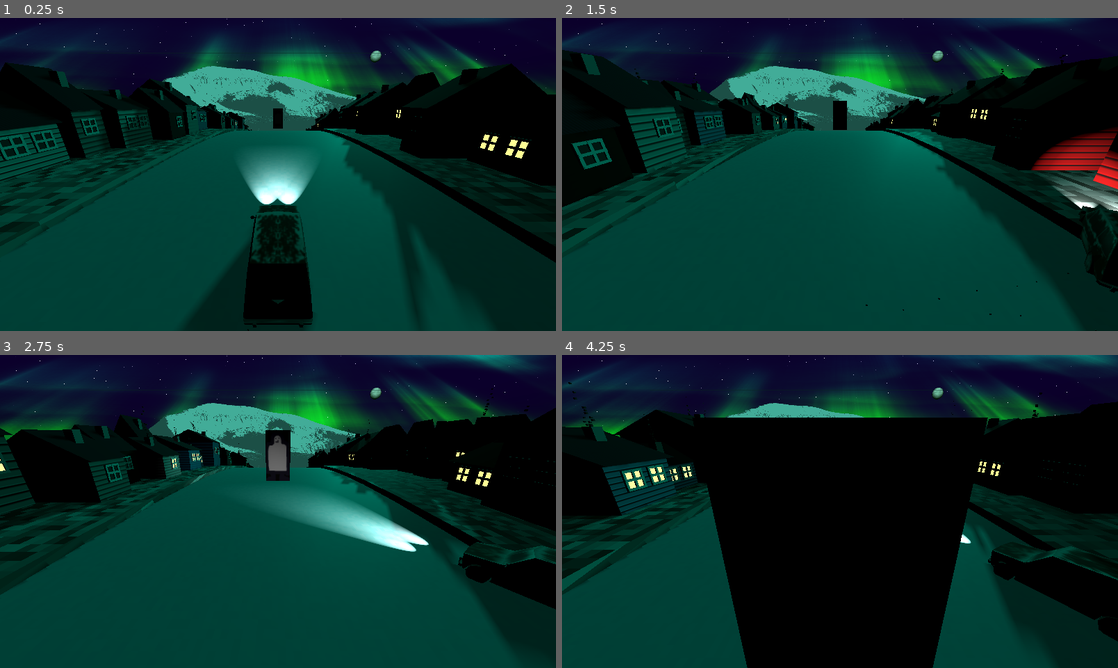
Above: before the commit, frames 1-4 (two rows, left to right).
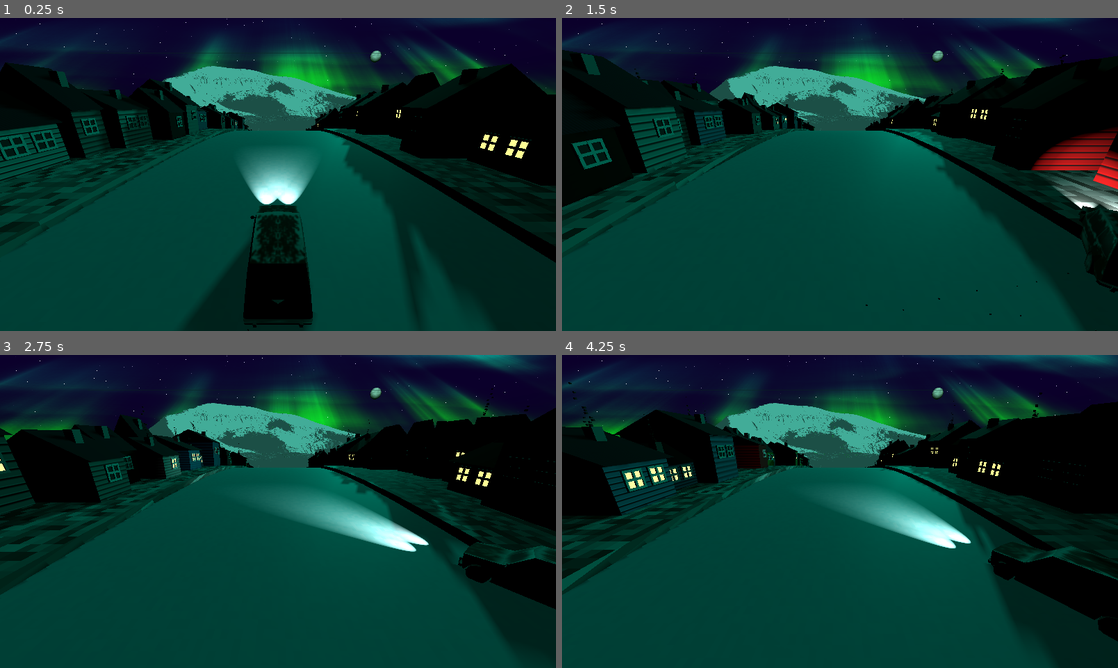
Above: after the commit, the same moments.

Repository: bjornarprytz/waves
Game: Godot game, scene res://main.tscn
Two runs of this game, one before a commit and one after it. Both use one fixed random seed, a clock stepped at 60 frames per second and the inputs below.
Inputs:
- Up to frame 1 (0.25 s): no input
- Up to frame 2 (1.5 s): hold Right (steer_right) 0.53-1.28 s; hold A (steer_left) from 1.28 s (still down)
- Up to frame 3 (2.75 s): release A (steer_left) at 2.03 s; hold Right (steer_right) from 2.03 s (still down)
- Up to frame 4 (4.25 s): release Right (steer_right) at 3.53 s; hold A (steer_left) from 3.53 s (still down)

The runs differ from the first frame. In frame 1, 0.1% of the frame differs, in the area x 49-51%, y 28-36%; in frame 2, 0.2%; in frame 3, 0.7%; in frame 4, 31%, in the area x 24-77%, y 20-100%.

Commit message:
wip tourist spawning

Diff:
--- a/src/ground.gd
+++ b/src/ground.gd
@@ -12,53 +12,92 @@
 var degrees_per_meter: float
 var rads_per_meter: float
 
+var tourist_spawn_timer: float = 0.0
+var next_tourist_spawn: float = 0.0
+var current_rotation: float = 0.0 # Track ground rotation
+
 func _ready() -> void:
-	assert(self.mesh.top_radius == self.mesh.bottom_radius)
+    assert(self.mesh.top_radius == self.mesh.bottom_radius)
 
-	var r = self.mesh.top_radius
+    var r = self.mesh.top_radius
 
-	var circumference_in_meters = r * 2 * PI
+    var circumference_in_meters = r * 2 * PI
 
-	degrees_per_meter = circumference_in_meters / 360.0
-	rads_per_meter = deg_to_rad(degrees_per_meter)
+    degrees_per_meter = circumference_in_meters / 360.0
+    rads_per_meter = deg_to_rad(degrees_per_meter)
 
-	print("Circumference: %f" % circumference_in_meters)
-	print("Rads/meter: %f" % rads_per_meter)
+    print("Circumference: %f" % circumference_in_meters)
+    print("Rads/meter: %f" % rads_per_meter)
 
-	_spawn_buildings()
-
+    _spawn_buildings()
+    _reset_tourist_timer()
 
 func _physics_process(delta: float) -> void:
-	self.rotate(Vector3.RIGHT, rads_per_meter * delta * rotation_speed)
+    var rotation_delta = rads_per_meter * delta * rotation_speed
+    self.rotate(Vector3.RIGHT, rotation_delta)
+    current_rotation += rotation_delta
+
+    # Handle tourist spawning
+    tourist_spawn_timer += delta
+    if tourist_spawn_timer >= next_tourist_spawn:
+        _spawn_tourist_group()
+        _reset_tourist_timer()
+
+func _reset_tourist_timer():
+    next_tourist_spawn = randf_range(2.0, 6.0) # Random interval between 2-6 seconds
+    tourist_spawn_timer = 0.0
+
+func _spawn_tourist_group():
+    var group_size = randi_range(1, 5) # Groups of 1-5 tourists
+    # Fixed world-space angle (behind the camera/horizon)
+    var world_spawn_angle_deg = 200.0 # Adjust this to match your red line position
+    # Compensate for ground rotation to keep spawn at fixed world position
+    var local_angle_rad = deg_to_rad(world_spawn_angle_deg) + current_rotation
+    var base_y = randf_range(-2.0, 2.0) # Random lane position
+
+    for i in range(group_size):
+        var tourist_instance = tourist_spawner.instantiate()
+
+        var x = cos(local_angle_rad) * self.mesh.top_radius
+        var z = sin(local_angle_rad) * self.mesh.top_radius
+        var y = base_y + randf_range(-0.5, 0.5) # Slight variation within group
+
+        add_child(tourist_instance)
+        tourist_instance.position = Vector3(x, y, z)
+
+        # Rotate tourist to stand upright on cylinder (outward = up)
+        var outward = Vector3(x, 0, z).normalized()
+        tourist_instance.basis = Basis.looking_at(-outward, Vector3.FORWARD)
+    print("Spawned %d tourists" % group_size)
 
 func _spawn_buildings():
-	for d in range(360):
-		for is_left in [true, false]:
-			# Spawn buildings on either side of the road
-			var bldg_instance = building_spawner.instantiate() as Building
-			var placement = 0.0
-			if is_left:
-				placement = randf_range(left_building_range.x, left_building_range.y)
-			else:
-				placement = randf_range(right_building_range.x, right_building_range.y)
+    for d in range(360):
+        for is_left in [true, false]:
+            # Spawn buildings on either side of the road
+            var bldg_instance = building_spawner.instantiate() as Building
+            var placement = 0.0
+            if is_left:
+                placement = randf_range(left_building_range.x, left_building_range.y)
+            else:
+                placement = randf_range(right_building_range.x, right_building_range.y)
 
-			var angle_rad = deg_to_rad(d)
-			var x = cos(angle_rad) * (self.mesh.top_radius)
-			var z = sin(angle_rad) * (self.mesh.top_radius)
-			var y = placement
-			add_child(bldg_instance)
-			bldg_instance.position = Vector3(x, y, z)
+            var angle_rad = deg_to_rad(d)
+            var x = cos(angle_rad) * (self.mesh.top_radius)
+            var z = sin(angle_rad) * (self.mesh.top_radius)
+            var y = placement
+            add_child(bldg_instance)
+            bldg_instance.position = Vector3(x, y, z)
 
-			# Rotate building to stand upright and face away from center
-			# The outward direction from center
-			var outward = Vector3(x, 0, z).normalized()
-			# Building's up should be the outward direction
-			# Building's forward should point along the wheel's tangent
-			var forward = Vector3.UP.cross(outward).normalized()
-			var right = outward.cross(forward).normalized()
+            # Rotate building to stand upright and face away from center
+            # The outward direction from center
+            var outward = Vector3(x, 0, z).normalized()
+            # Building's up should be the outward direction
+            # Building's forward should point along the wheel's tangent
+            var forward = Vector3.UP.cross(outward).normalized()
+            var right = outward.cross(forward).normalized()
 
-			# Create basis: X=right, Y=up(outward), Z=-forward
-			var b = Basis(right, outward, -forward)
-			bldg_instance.basis = b
+            # Create basis: X=right, Y=up(outward), Z=-forward
+            var b = Basis(right, outward, -forward)
+            bldg_instance.basis = b
 
-			bldg_instance.add_features(is_left)
+            bldg_instance.add_features(is_left)
--- a/src/ground.tscn
+++ b/src/ground.tscn
@@ -1,8 +1,7 @@
-[gd_scene load_steps=10 format=3 uid="uid://bccp5jxnm18cp"]
+[gd_scene load_steps=9 format=3 uid="uid://bccp5jxnm18cp"]
 
 [ext_resource type="Shader" uid="uid://cey285dctf074" path="res://ground.gdshader" id="1_t7tip"]
 [ext_resource type="Script" uid="uid://cen7w6j0ng0py" path="res://ground.gd" id="3_tv015"]
-[ext_resource type="PackedScene" uid="uid://2yxs0eqay0a2" path="res://tourist.tscn" id="3_wnojy"]
 
 [sub_resource type="ShaderMaterial" id="ShaderMaterial_h2yge"]
 render_priority = 0
@@ -68,6 +67,3 @@
 [node name="SidewalkRight" type="MeshInstance3D" parent="."]
 transform = Transform3D(1, 0, 0, 0, 1, 0, 0, 0, 1, -2.7145484e-07, 6.210163, 0)
 mesh = SubResource("CylinderMesh_tv015")
-
-[node name="Tourist" parent="." instance=ExtResource("3_wnojy")]
-transform = Transform3D(-4.371139e-08, -1, 0, 1, -4.371139e-08, 0, 0, 0, 1, -99.11859, -4.3326113e-06, -14.718791)
